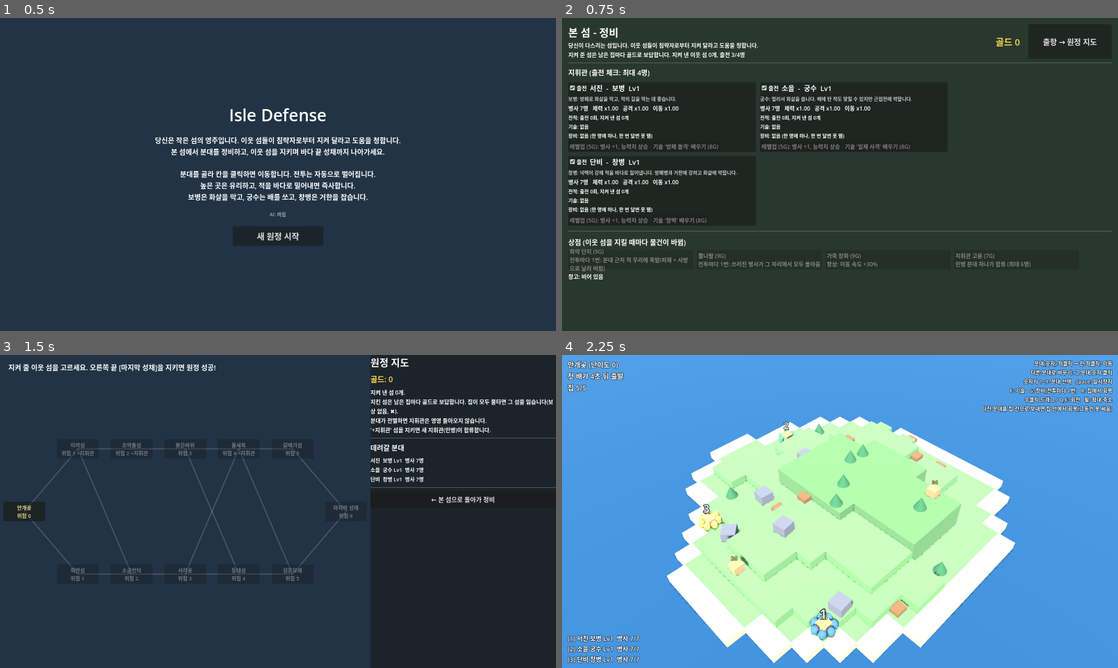
Above: before the commit, frames 1-4 (two rows, left to right).
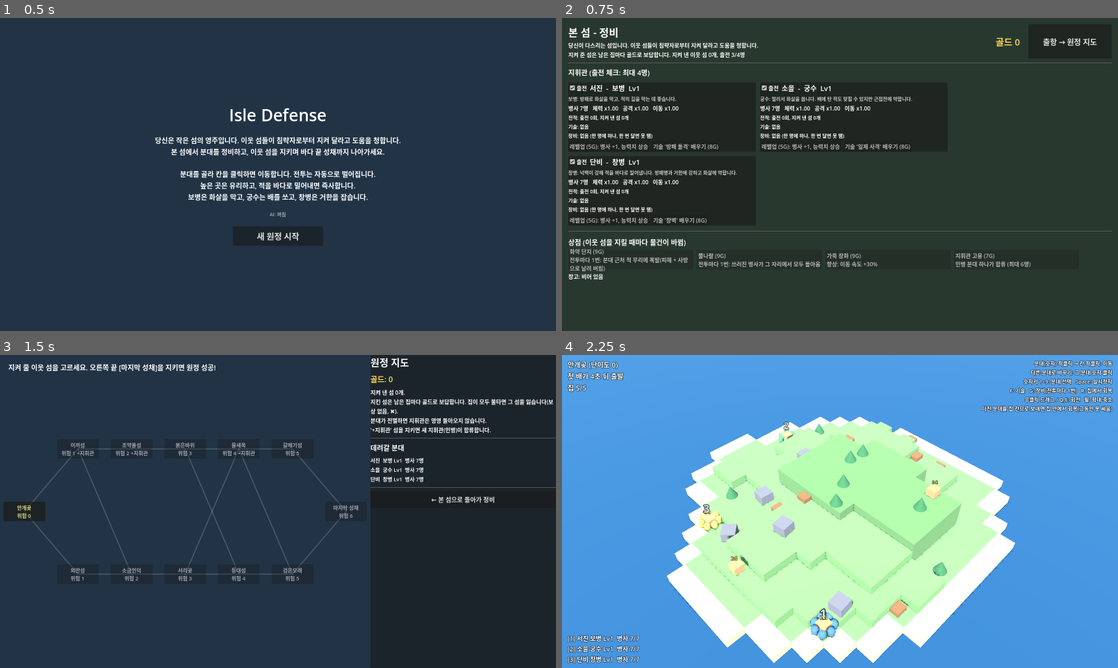
Above: after the commit, the same moments.

Repository: HYOUZII/RE-Bad-North-Game-
Game: Godot game, scene res://scenes/main.tscn
Same seed, same stepped clock (60 frames per second), same inputs: the game is played once before the commit and once after it.
Inputs:
- Up to frame 1 (0.5 s): no input
- Up to frame 2 (0.75 s): click "새 원정 시작" at 0.5 s
- Up to frame 3 (1.5 s): click "출항 → 원정 지도" at 1.25 s
- Up to frame 4 (2.25 s): click "안개곶 위험 0" at 2 s

Frame 1 is identical in both runs. In frame 2, 1.1% of the frame differs, in the area x 1-85%, y 40-81%; in frame 3, 0.5%; in frame 4, nothing differs.

Commit message:
집 회복 버그 수정(도착 판정·순간이동), 회복 표시, 회색 버튼 대비, 플레이 테스트 회복 모드
Co-Authored-By: Claude Opus 5.5 <noreply@anthropic.com>
Claude-Session: https://claude.ai/code/session_011n5Qw7RQXjBeNsiZSnCgMj

Diff:
--- a/scripts/battle/battle.gd
+++ b/scripts/battle/battle.gd
@@ -1109,6 +1109,12 @@
 		if s.label.visible:
 			s.label.position = s.centroid() + Vector3(0, 1.15, 0)  # 집 골드 라벨보다 위
 			s.label.modulate = SELECT_COLOR if s == selected else Color(1, 1, 1)
+			# 집 안에서 회복 중이면 숫자 옆에 진행도 표시
+			if s.resting:
+				s.label.text = "%d 회복 %d/%d" % [s.index + 1, s.units.size(), s.max_soldiers]
+				s.label.modulate = Color(0.6, 1.0, 0.6) if s != selected else SELECT_COLOR
+			else:
+				s.label.text = str(s.index + 1)
 	if selected != null and not selected.is_wiped():
 		_sel_marker.visible = true
 		_sel_marker.position = cell_center(selected.anchor_cell) + Vector3(0, 0.01, 0)
--- a/scripts/battle/squad.gd
+++ b/scripts/battle/squad.gd
@@ -9,7 +9,7 @@
 ##   도중에 이동 명령을 내리면 바로 나오고, 집이 불타면 쫓겨나옵니다.
 
 const REST_PER_SOLDIER := 5.0  # 집 안에서 병사 1명이 돌아오는 시간(초). 남은 병사 체력도 이 시간에 다 참
-const MARCH_TIMEOUT := 8.0     # 이 시간 동안 싸우지 않고 걸었는데도 도착 못 하면 행군 종료
+const MARCH_TIMEOUT := 8.0     # 최소 행군 시간 한도. 먼 길이면 길이에 맞춰 늘어남(order_move)
 
 var battle
 var commander: Dictionary    # Game.roster 항목 {id, name, cls, level}
@@ -21,6 +21,7 @@
 var anchor_cell := Vector2i.ZERO
 var marching := false
 var march_t := 0.0
+var march_limit := MARCH_TIMEOUT  # 이 시간 동안 싸우지 않고 걸었는데도 도착 못 하면 행군 종료
 var resting := false        # 집 안에서 회복 중
 var rest_t := 0.0
 var engaged := false        # 행군 중 적과 맞붙어 있는가 (병사가 매 단계 알려 줌)
@@ -96,12 +97,15 @@
 
 ## 이동 명령. path는 화면에 점선으로 그릴 경로(칸 목록).
 func order_move(cell: Vector2i, path: Array = []) -> void:
+	if resting:
+		_exit_rest()  # 칸을 바꾸기 전에 먼저 지금 집 둘레로 나옴 (순간이동 방지)
 	anchor_cell = cell
 	path_cells = path
 	marching = true
 	march_t = 0.0
-	if resting:
-		_exit_rest()
+	# 길이 길수록 시간 한도도 늘림 (칸 1개 ≈ 1m, 넉넉하게 2배)
+	var spd: float = 1.4 * speed_mult
+	march_limit = max(MARCH_TIMEOUT, float(path.size()) / spd * 2.0 + 3.0)
 
 
 func tick(dt: float) -> void:
@@ -125,18 +129,19 @@
 		if not engaged:
 			march_t += dt  # 싸우는 동안은 행군 시간에 안 셈
 		engaged = false
-		# 모두 기준 칸 안(중심에서 0.6m 이내)에 들어오면 도착. 다른 분대와 겹쳐 자리가 좁아도 멈추게.
+		# 모두 기준 칸 안(중심에서 0.6m, 집 칸은 집 둘레에 서므로 0.85m 이내)에 들어오면 도착
 		var arrived := true
 		var center := anchor_pos()
+		var arrive_r := 0.85 if battle.house_at(anchor_cell) != null else 0.6
 		for u in units:
-			if u.state == u.State.ACTIVE and Vector2(u.position.x - center.x, u.position.z - center.z).length() > 0.6:
+			if u.state == u.State.ACTIVE and Vector2(u.position.x - center.x, u.position.z - center.z).length() > arrive_r:
 				arrived = false
 				break
-		if arrived or march_t > MARCH_TIMEOUT:
+		if arrived or march_t > march_limit:
 			marching = false
 			path_cells = []
-			# 다친 분대가 집에 도착하면 들어가서 회복
-			if arrived and needs_rest():
+			# 다친 분대가 집 칸에 오면 들어가서 회복
+			if needs_rest():
 				try_rest()
 
 
--- a/scripts/ui/campaign_screen.gd
+++ b/scripts/ui/campaign_screen.gd
@@ -23,6 +23,9 @@
 	# 부모가 Control이 아니어서 화면 크기를 직접 맞춤
 	get_viewport().size_changed.connect(_fit_to_screen)
 	_fit_to_screen()
+	# 못 누르는(회색) 버튼 글씨도 읽히게
+	theme = Theme.new()
+	theme.set_color("font_disabled_color", "Button", Color(0.72, 0.72, 0.72))
 	var bg := ColorRect.new()
 	bg.color = Color(0.13, 0.20, 0.27)
 	bg.set_anchors_preset(Control.PRESET_FULL_RECT)
--- a/scripts/ui/home_screen.gd
+++ b/scripts/ui/home_screen.gd
@@ -32,6 +32,9 @@
 	# 부모가 Control이 아니어서 화면 크기를 직접 맞춤
 	get_viewport().size_changed.connect(_fit_to_screen)
 	_fit_to_screen()
+	# 못 누르는(회색) 버튼 글씨도 읽히게
+	theme = Theme.new()
+	theme.set_color("font_disabled_color", "Button", Color(0.72, 0.72, 0.72))
 	var bg := ColorRect.new()
 	bg.color = Color(0.16, 0.22, 0.18)
 	bg.set_anchors_preset(Control.PRESET_FULL_RECT)
--- a/tests/playtest_agent.gd
+++ b/tests/playtest_agent.gd
@@ -8,6 +8,17 @@
 var battle = null
 var boat_land_violations := 0
 var boat_checks := 0
+var march_attacks := 0
+var rest_events: Array = []
+
+
+func bt_hooks(bt) -> void:
+	bt.unit_attack_started.connect(func(u, _t):
+		if u.team == 0 and u.squad != null and u.squad.marching:
+			march_attacks += 1)
+	bt.squad_rest_changed.connect(func(sq, r):
+		var h = bt.house_at(sq.anchor_cell)
+		rest_events.append("t%.0f sq%d %s house_intact=%s n=%d/%d" % [bt.elapsed, sq.index, "IN" if r else "OUT", h.intact if h else null, sq.units.size(), sq.max_soldiers]))
 
 
 func _ready() -> void:
@@ -16,6 +27,9 @@
 			out_dir = a.substr(6)
 	DirAccess.make_dir_recursive_absolute(out_dir)
 	seed(4242)
+	if "--mode=rest" in OS.get_cmdline_user_args():
+		_rest_lab.call_deferred()
+		return
 	if "--mode=skills" in OS.get_cmdline_user_args():
 		_skill_lab.call_deferred()
 		return
@@ -32,8 +46,8 @@
 	print("title button: ", b != null)
 	await _click_control(b)
 	await _frames(10)
-	_save("map_start")
-	_dump_buttons("map_start")
+	_save("home_start")
+	_dump_buttons("home_start")
 	# 처음엔 골드 0 → 테스트를 위해 골드 지급 (치트)
 	Game.gold = 80
 	Game.changed.emit()
@@ -53,7 +67,7 @@
 		pass
 	var bought := 0
 	for _k in range(2):
-		var shop_btn := _find_button_prefix(main, "", "G): 전투마다")
+		var shop_btn := _find_button_prefix(main, "", "G)\n전투마다")
 		if shop_btn == null:
 			break
 		print("click shop: ", shop_btn.text, " disabled=", shop_btn.disabled, " rect=", shop_btn.get_global_rect())
@@ -83,6 +97,18 @@
 		await _click_control(cbs[0])
 		await _frames(3)
 		print("after toggle on: ", Game.deploy_ids)
+	_save("home_ready")
+	# 출항 → 지도 → 본 섬으로 → 다시 출항
+	await _click_control(_find_button(main, "출항 → 원정 지도"))
+	await _frames(10)
+	_save("map_first")
+	_dump_buttons("map_first")
+	await _click_control(_find_button(main, "← 본 섬으로 돌아가 정비"))
+	await _frames(10)
+	print("back home: ", _find_button(main, "출항 → 원정 지도") != null)
+	_save("home_back")
+	await _click_control(_find_button(main, "출항 → 원정 지도"))
+	await _frames(10)
 	# 공격 섬 선택
 	var reach := Game.reachable_nodes()
 	print("reachable: ", reach)
@@ -96,7 +122,9 @@
 	if battle == null:
 		get_tree().quit()
 		return
+	bt_hooks(battle)
 	await _battle_play()
+	print("MARCH-ATTACKS (attack started by unit whose squad is marching): ", march_attacks, "  rest events: ", rest_events)
 	get_tree().quit()
 
 
@@ -343,6 +371,7 @@
 		await _click_control(cont)
 		await _frames(10)
 		_save("after_result")
+		print("after result: home=", _find_button(main, "출항 → 원정 지도") != null)
 		_dump_buttons("after_result")
 
 
@@ -618,3 +647,124 @@
 			bt.queue_free()
 			await _frames(3)
 	get_tree().quit()
+
+
+# ================================================================ 집 회복 실험실
+func _rest_lab() -> void:
+	Game.new_run(4242)
+	for c in Game.roster:
+		c["skill"] = true
+	Game.roster[0]["item"] = "bomb"
+	var B = load("res://scripts/battle/battle.gd")
+	var bt = B.new()
+	var node: Dictionary = Game.map_nodes[0].duplicate()
+	bt.setup(node, [Game.roster[0], Game.roster[2]])
+	add_child(bt)
+	battle = bt
+	bt_hooks(bt)
+	bt.wave_timer = 9999.0
+	await _frames(3)
+	var s = bt.squads[0]
+	var home_h = bt.house_at(s.anchor_cell)
+	# 1) 다친 분대를 다른 집으로 보냄 (클릭)
+	bt.kill_unit(s.units[0], "melee")
+	bt.kill_unit(s.units[1], "melee")
+	await _frames(2)
+	var target_h = null
+	for h in bt.houses:
+		if h.cell != s.anchor_cell and not bt.cell_taken(h.cell, s) and not bt.order_path(s, h.cell).is_empty():
+			if target_h == null or bt.order_path(s, h.cell).size() < bt.order_path(s, target_h.cell).size():
+				target_h = h
+	await _key(KEY_1)
+	await _click(_screen_of(bt.cell_center(target_h.cell) + Vector3(0, 0.3, 0)))
+	print("REST: ordered to house ", target_h.cell, " anchor ", s.anchor_cell, " n=", s.units.size(), "/", s.max_soldiers)
+	var t0: float = bt.elapsed
+	var dbg_t := 0.0
+	while not s.resting and bt.elapsed - t0 < 20.0:
+		if bt.elapsed - t0 > dbg_t:
+			dbg_t += 1.0
+			var c: Vector3 = s.anchor_pos()
+			print("  t+%.0f marching=%s march_t=%.1f dists=%s" % [bt.elapsed - t0, s.marching, s.march_t, str(s.units.map(func(u): return snappedf(Vector2(u.position.x - c.x, u.position.z - c.z).length(), 0.01)))])
+		await get_tree().process_frame
+	if not s.resting:
+		print("REST: not resting after arrival/timeout -> press R")
+		await _key(KEY_1)
+		await _key(KEY_R)
+		await _frames(2)
+		print("REST: after R resting=", s.resting, " toast='", bt._toast_label.text, "'")
+	print("REST: resting=", s.resting, " after ", snappedf(bt.elapsed - t0, 0.1), "s, units visible=", s.units.filter(func(u): return u.visible).size(), " state=", s.units.map(func(u): return u.state))
+	await _frames(30)
+	_save("rest_inside")
+	# F / G 거부
+	await _key(KEY_1)
+	await _frames(1)
+	var cd0: float = s.skill_cd
+	await _key(KEY_F)
+	await _key(KEY_G)
+	await _frames(2)
+	print("REST: F/G while resting -> skill_cd ", cd0, "->", s.skill_cd, " item_used=", s.item_used, " skill_btn='", bt._skill_btn.text, "' item_btn='", bt._item_btn.text, "'")
+	_save("rest_fg_refused")
+	print("REST HUD: ", bt._hud_squads.text.split("\n")[0])
+	# 2) 6초 기다리면 1명 회복?
+	var n0: int = s.units.size()
+	await _key(KEY_ESCAPE)
+	t0 = bt.elapsed
+	while bt.elapsed - t0 < 5.6:
+		await get_tree().process_frame
+	print("REST: after 5.6s units ", n0, " -> ", s.units.size(), " resting=", s.resting, " HUD: ", bt._hud_squads.text.split("\n")[0])
+	# 3) 이동 명령 → 즉시 나옴
+	var out_cell = null
+	for d in [Vector2i(3,0),Vector2i(-3,0),Vector2i(0,3),Vector2i(0,-3),Vector2i(2,2),Vector2i(-2,-2)]:
+		if not bt.order_path(s, s.anchor_cell + d).is_empty():
+			out_cell = s.anchor_cell + d
+			break
+	var house_pos: Vector3 = target_h.position
+	await _key(KEY_1)
+	await _click(_screen_of(bt.cell_center(out_cell)))
+	await _frames(2)
+	print("REST: move to ", out_cell, " (path ", bt.order_path(s, out_cell).size() if false else 0, ") centroid dist from house right after order=", snappedf(bt._flat_dist(s.centroid(), house_pos), 0.01), " from dest=", snappedf(bt._flat_dist(s.centroid(), bt.cell_center(out_cell)), 0.01))
+	print("REST: move order while resting -> resting=", s.resting, " visible=", s.units.filter(func(u): return u.visible).size(), "/", s.units.size(), " marching=", s.marching)
+	_save("rest_exit_by_move")
+	# 4) 다시 집 칸으로 돌아와 R 키 (병사가 아직 모자라면 자동으로 들어갈 수도 있음)
+	t0 = bt.elapsed
+	while s.marching and bt.elapsed - t0 < 8.0:
+		await get_tree().process_frame
+	await _key(KEY_1)
+	await _click(_screen_of(bt.cell_center(target_h.cell) + Vector3(0, 0.3, 0)))
+	t0 = bt.elapsed
+	while s.marching and bt.elapsed - t0 < 10.0:
+		await get_tree().process_frame
+	await _frames(2)
+	print("REST: back on house, auto resting=", s.resting)
+	if not s.resting:
+		await _key(KEY_1)
+		await _key(KEY_R)
+		await _frames(2)
+		print("REST: after R resting=", s.resting)
+	# 5) 적이 집을 태우면 쫓겨나는가: 집 옆에 적 거한/약탈자 배치
+	var ecell = null
+	for d in [Vector2i(1,0),Vector2i(-1,0),Vector2i(0,1),Vector2i(0,-1)]:
+		if bt.nav.can_step(target_h.cell, target_h.cell + d):
+			ecell = target_h.cell + d
+			break
+	var es := []
+	for k in range(4):
+		es.append(bt.spawn_unit("raider", 1, bt.cell_center(ecell), 1.0, 3.0))
+	t0 = bt.elapsed
+	var shot := false
+	while target_h.intact and bt.elapsed - t0 < 60.0:
+		if not shot and bt.elapsed - t0 > 3.0:
+			shot = true
+			_save("rest_house_attacked")
+			print("REST: while attacked resting=", s.resting, " house hp ", target_h.hp, " enemies targeting squad? enemy targets=", es.filter(func(e): return is_instance_valid(e)).map(func(e): return e._target != null))
+		await get_tree().process_frame
+	await _frames(3)
+	print("REST: house burned=", not target_h.intact, " squad resting=", s.resting, " visible=", s.units.filter(func(u): return u.visible).size(), "/", s.units.size(), " states=", s.units.map(func(u): return u.state))
+	_save("rest_kicked_out")
+	await _frames(60)
+	print("REST: 1s later squad alive ", s.units.size(), " enemies ", bt.enemy_count())
+	print("rest events: ", rest_events)
+	# 6) 행군 중 조우: 2번째 분대를 적 무리 사이로 지나가게
+	var s2 = bt.squads[1]
+	print("MARCH: attacks so far ", march_attacks)
+	get_tree().quit()
